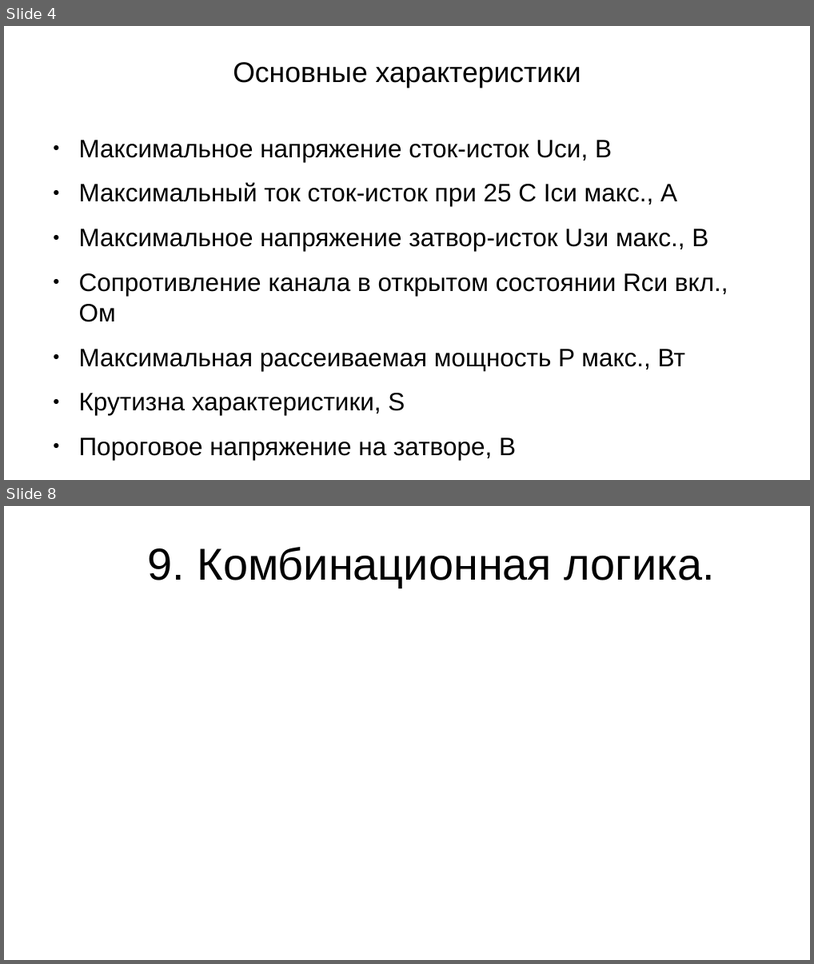
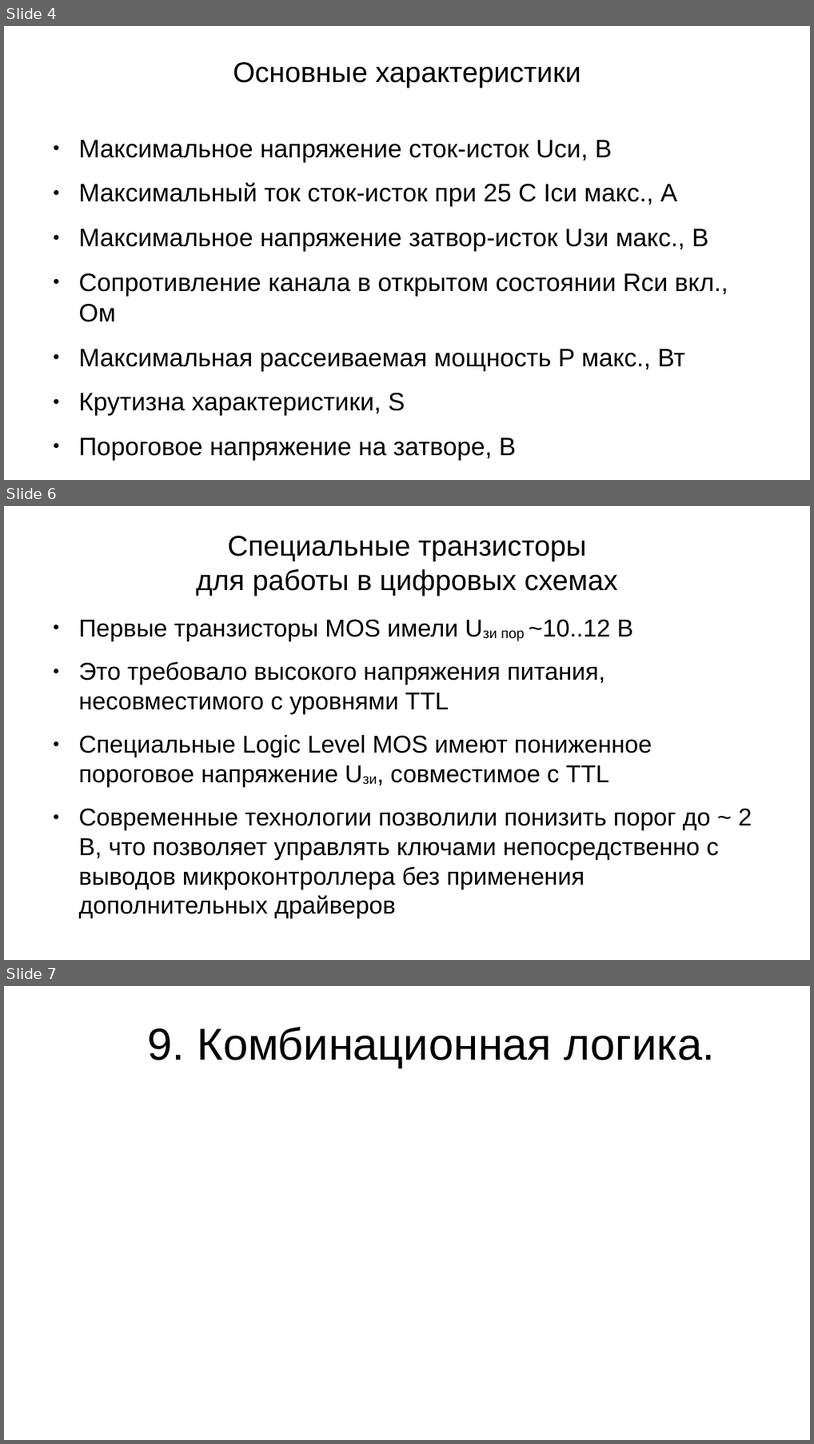
Before and after one commit to steelcraft/stud-lab, a slide deck: Лекции/СBDS01#L5.odp. Shown one above the other, each under a label of ours: slides 4 and 8 before the commit, slides 4, 6 and 7 after it; the slides between them are not shown. The pictures are 814x964 and 814x1444 pixels, drawn with LibreOffice and Linux fonts; fonts in the diff are those of the drawing. Boxes give left, top, right and bottom in pixels: in the first picture for what was removed or moved away, otherwise in the second. Text is boxed around its words. In the diff, an @@ line names an element or a change of style, - is before the commit and + after.

Commit message:
Завершен раздел "Полевой транзистор"

```diff
--- a/Лекции/СBDS01#L5.odp
+++ b/Лекции/СBDS01#L5.odp
@@ slide 6 added at (x1=4, y1=506, x2=810, y2=960), background #FFFFFF @@
@@ title added at (x1=196, y1=536, x2=618, y2=596), 28 pt, text #000000 @@
+Специальные транзисторы
+для работы в цифровых схемах
@@ text added at (x1=79, y1=619, x2=752, y2=918), 24 pt, text #000000 @@
+● Первые транзисторы MOS имели Uзи пор ~10..12 В
+● Это требовало высокого напряжения питания, несовместимого с уровнями TTL
+● Специальные Logic Level MOS имеют пониженное пороговое напряжение Uзи, совместимое с TTL
+● Современные технологии позволили понизить порог до ~ 2 В, что позволяет управлять ключами непосредственно с выводов микроконтроллера без применения дополнительных драйверов
@@ what was slide 8 is now slide 7 @@
```
Also in this commit, not shown: 1 slide changed, 2 slides removed.
